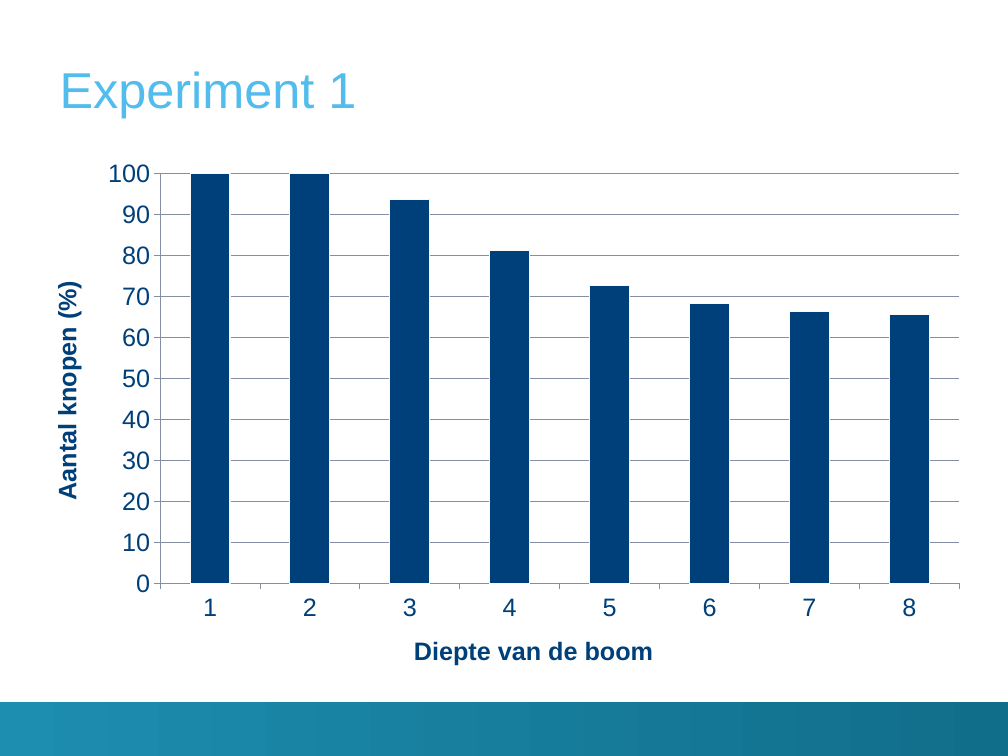
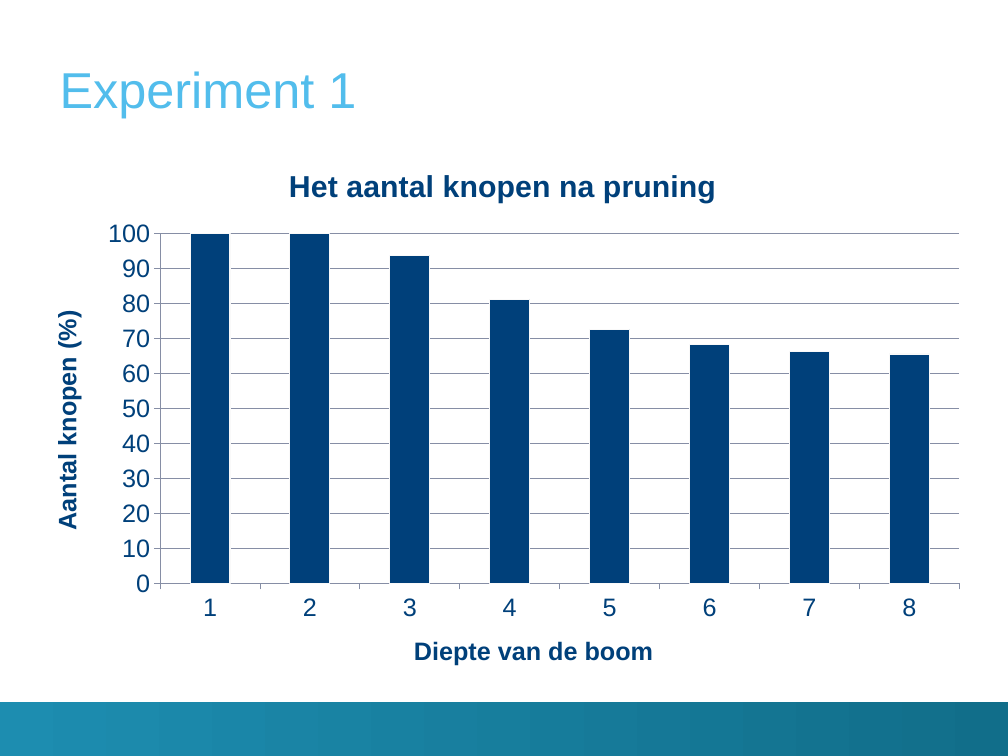
Before and after one commit to TomDeGroote/Bachelorproef, a slide deck: slide 18 of Paper/Finale Presentatie/presentatie.pptx. Drawn at 1008x756 pixels with LibreOffice and Linux fonts; fonts in the diff are those of the drawing; background and template pictures are left out. Boxes give left, top, right and bottom in pixels: in the first picture for what was removed or moved away, otherwise in the second. Text is boxed around its words. In the diff, an @@ line names an element or a change of style, - is before the commit and + after.

```diff
--- a/Paper/Finale Presentatie/presentatie.pptx
+++ b/Paper/Finale Presentatie/presentatie.pptx
@@ column chart at <box>28,149,979,688</box> @@
@@ title "Het aantal knopen na pruning" added @@
```
Also in this commit, not shown: 1 slide added, 14 other files.
